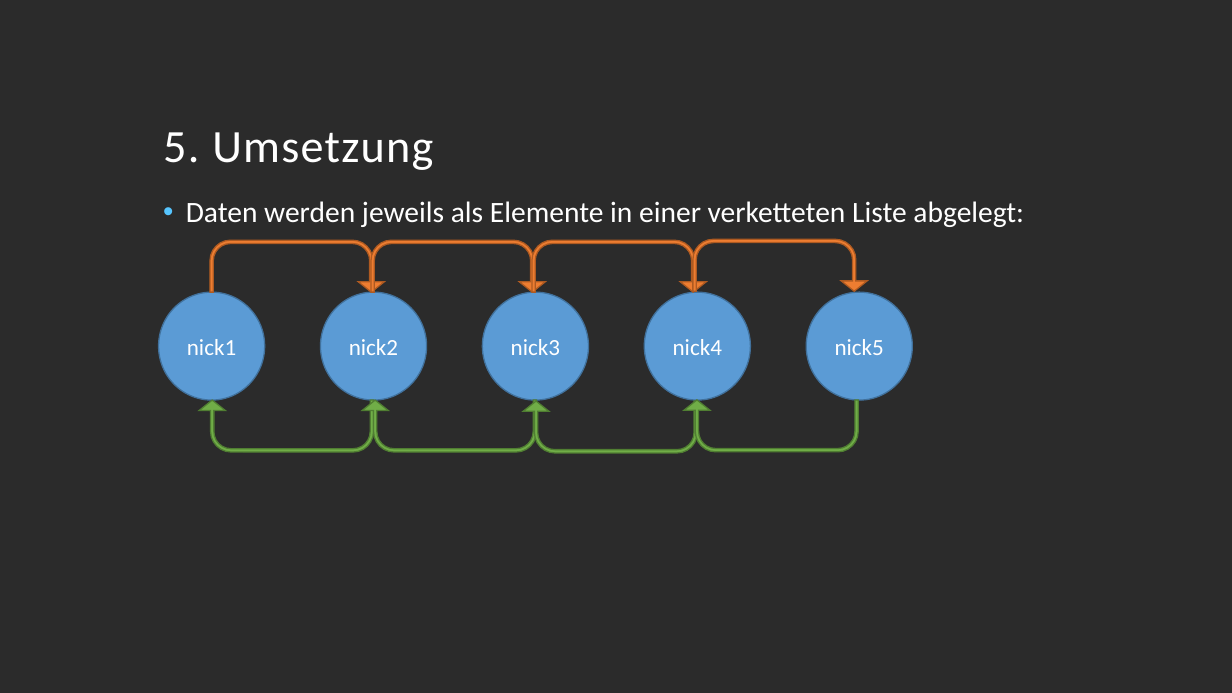
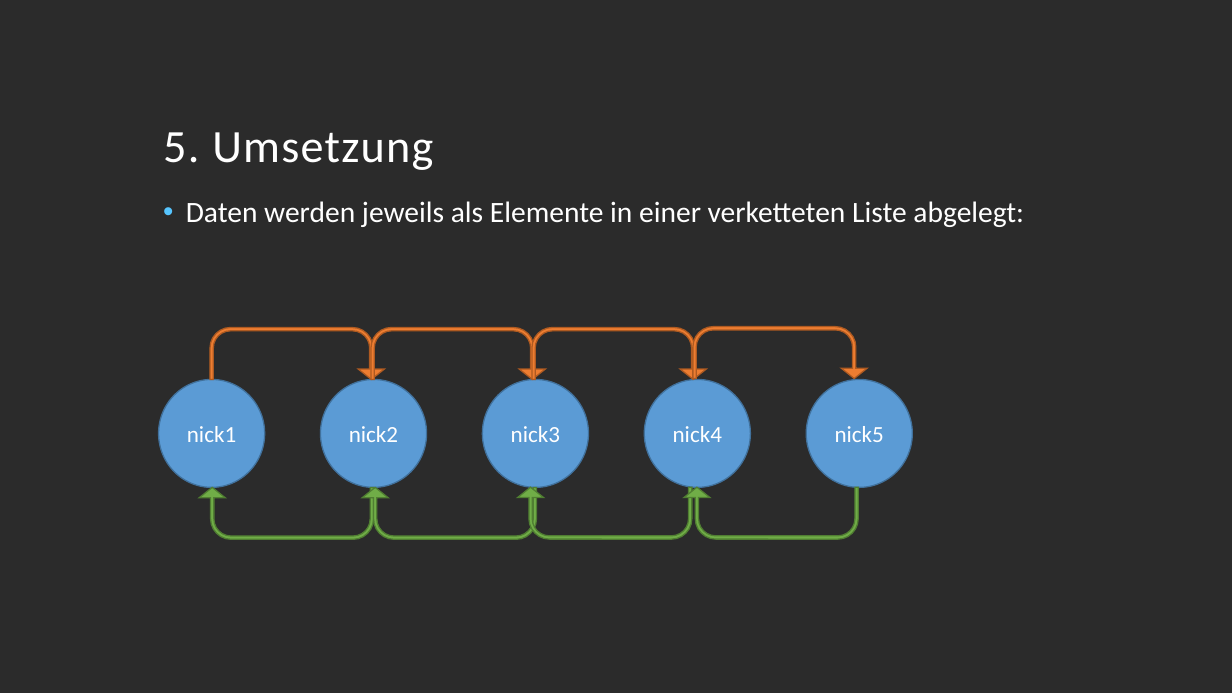
Before and after one commit to fish-guts/reefmaster, a slide deck: slide 13 of docs/IRC Services in C.odp (slide 12 before the commit). Drawn at 1232x693 pixels with LibreOffice and Linux fonts; fonts in the diff are those of the drawing; background and template pictures are left out; a plain dark background stands for a picture behind light text. Boxes give left, top, right and bottom in pixels: in the first picture for what was removed or moved away, otherwise in the second. Text is boxed around its words. In the diff, an @@ line names an element or a change of style, - is before the commit and + after.

```diff
--- a/docs/IRC Services in C.odp
+++ b/docs/IRC Services in C.odp
@@ 7 freeform shapes: place and size @@
-7 freeform shapes at box(200, 239, 868, 452)
+7 freeform shapes at box(200, 326, 868, 539)
@@ 5 freeform shapes: place and size @@
-5 freeform shapes at box(159, 292, 912, 400)
+5 freeform shapes at box(159, 380, 912, 488)
@@ freeform shape: place and size @@
-freeform shape at box(523, 401, 698, 453)
+freeform shape at box(518, 487, 692, 539)
```
Also in this commit, not shown: 5 other slides changed, 1 slide added, 6 other files.
